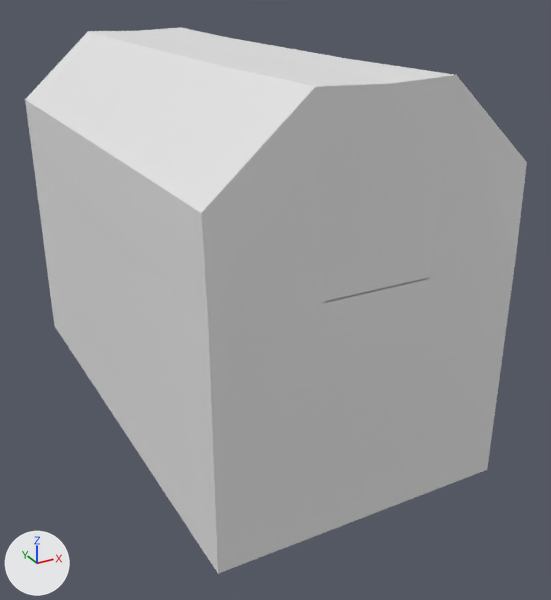
What one commit did to the Blender file obj_chest_HarryShanks_01.blend.
Before and after are seen from a 50 mm camera at (-7.23, -16.05, 9.46) aimed at (1.12, -0.88, 1.87). Lighting does not change. The marker at lower left points along +X, +Y and +Z. The picture after the commit comes second.

Names of what the first picture shows: 'Chest_Base', 'Chest_Lid'.
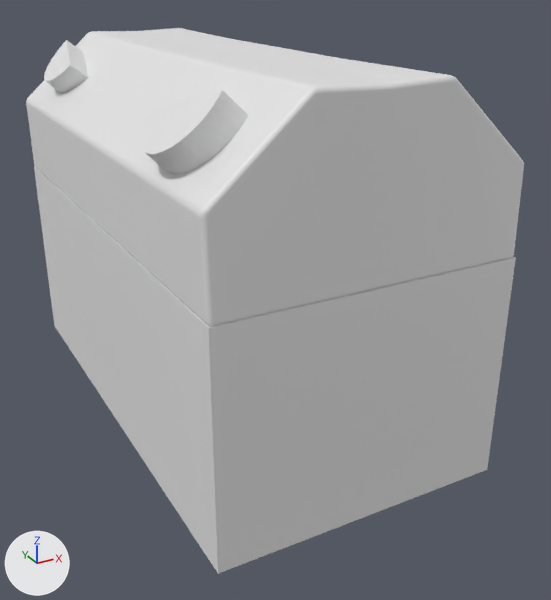
Changed parts and their boxes (x1, y1, x2, y2) in the pictures (551 x 600 px):
'Chest_Lid', modifiers changed: before (25, 27, 527, 329); after (26, 28, 524, 326)
'Cylinder.001', added: after (140, 90, 248, 174)
'Cylinder', added: after (44, 40, 89, 93)

The change in detail:
Mesh me_cylinder_001 is new.
It has 38 vertices, 21 faces and spans x -1.0..0.53, y -1.0..0.98, z -1.0..1.0.
Mesh me_cylinder is new.
It has 42 vertices, 23 faces and spans x -1.0..0.49, y -0.99..1.0, z -1.0..1.0.
Object 'Chest_Lid' (ob_chest_lid) gains a BEVEL modifier named 'Bevel'.
Modifier setting: segments = 11.
Object 'Cylinder.001' (ob_cylinder_001) is new; it shows me_cylinder_001.
Its location is (-1.61, -3.89, 6.59).
Its rotation in degrees is (359, -45, 0.1).
Object 'Cylinder' (ob_cylinder) is new; it shows me_cylinder.
Its location is (-1.27, 4.32, 6.76).
Its rotation in degrees is (359, -45, 0.1).
